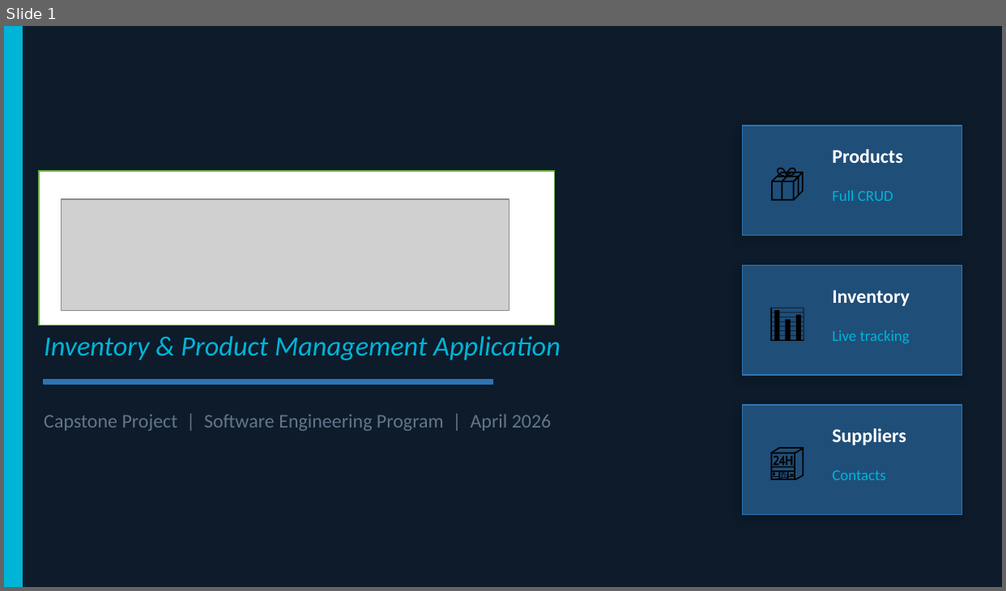
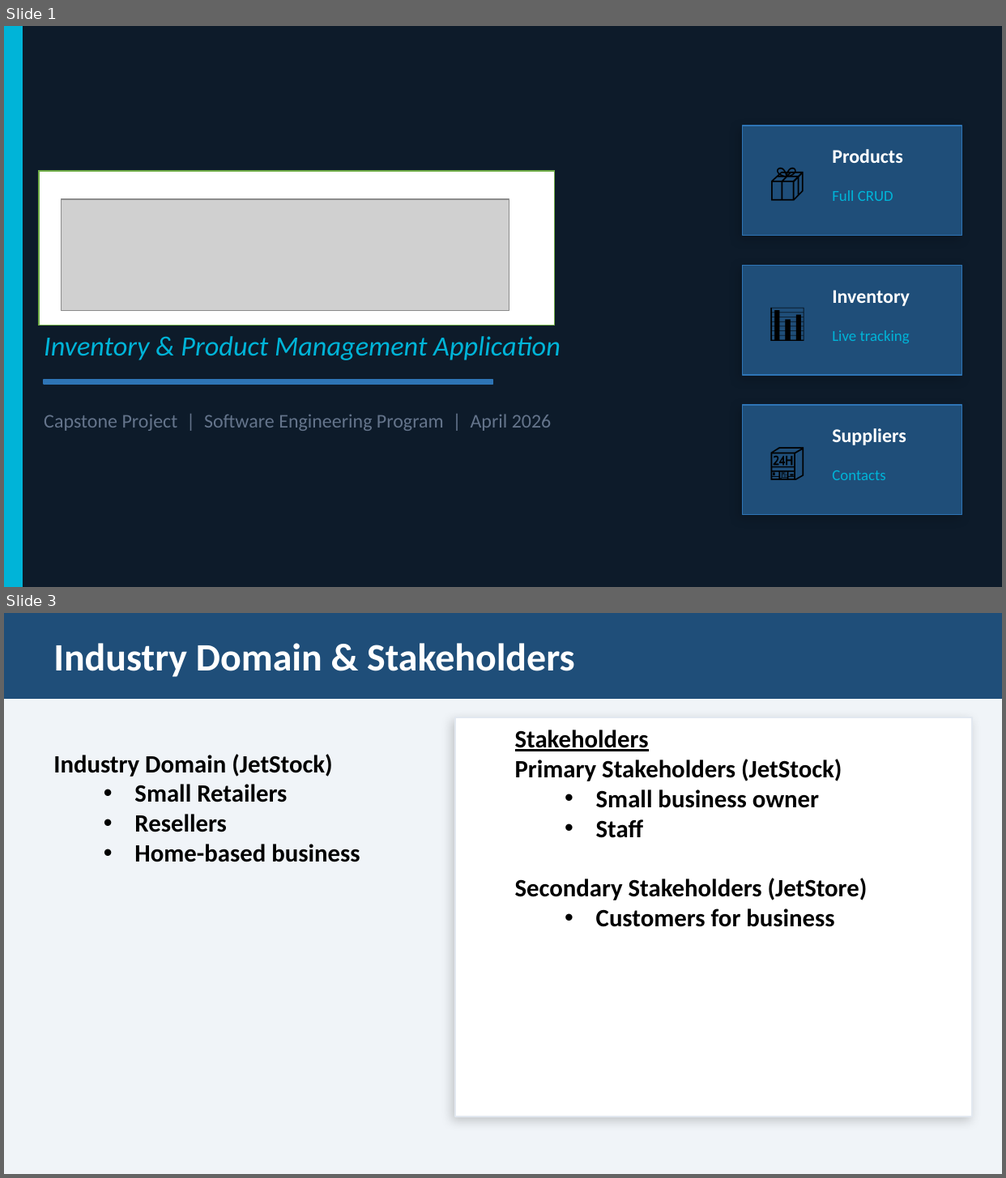
Before and after one commit to mensonsundash/jetstock-capstone, a slide deck: docs/JetStock_Presentation.pptx. Shown one above the other, each under a label of ours: slide 1 before the commit, slides 1 and 3 after it; the slides between them are not shown. The pictures are 1006x591 and 1006x1178 pixels, drawn with LibreOffice and Linux fonts; fonts in the diff are those of the drawing; grey boxes stand for pictures. Boxes give left, top, right and bottom in pixels: in the first picture for what was removed or moved away, otherwise in the second. Text is boxed around its words. In the diff, an @@ line names an element or a change of style, - is before the commit and + after.

```diff
--- a/docs/JetStock_Presentation.pptx
+++ b/docs/JetStock_Presentation.pptx
@@ slide 3 added at [4, 613, 1002, 1174], background #F0F4F8 @@
@@ rectangle added at [4, 613, 1002, 698], fill #1F4E79, outline #1F4E79 1 pt @@
@@ text added at [53, 643, 575, 677], 28 pt, text #FFFFFF, bold @@
+Industry Domain & Stakeholders
@@ rectangle added at [455, 717, 972, 1117], fill #FFFFFF, outline #E2E8F0 1 pt, 18 pt, text #000000, bold @@
+  Stakeholders
+  Primary Stakeholders (JetStock)
+    • Small business owner
+    • Staff
+  Secondary Stakeholders (JetStore)
+    • Customers for business
@@ text added at [53, 754, 360, 862], 18 pt, text #000000, bold @@
+Industry Domain (JetStock)
+  • Small Retailers
+  • Resellers
+  • Home-based business
```
Also in this commit, not shown: 1 slide changed, 8 other slides added, 1 slide removed, 4 other files.
